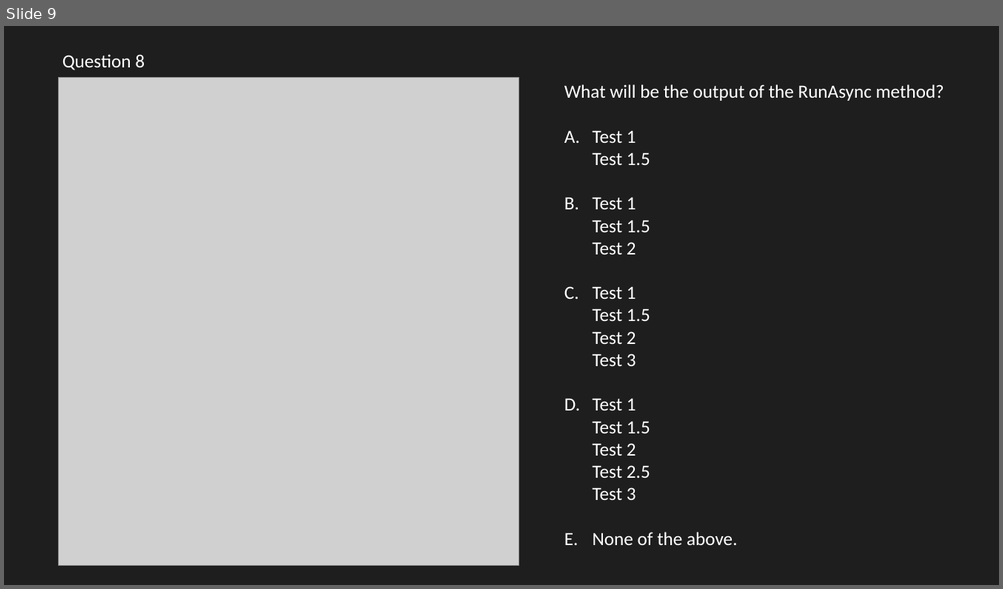
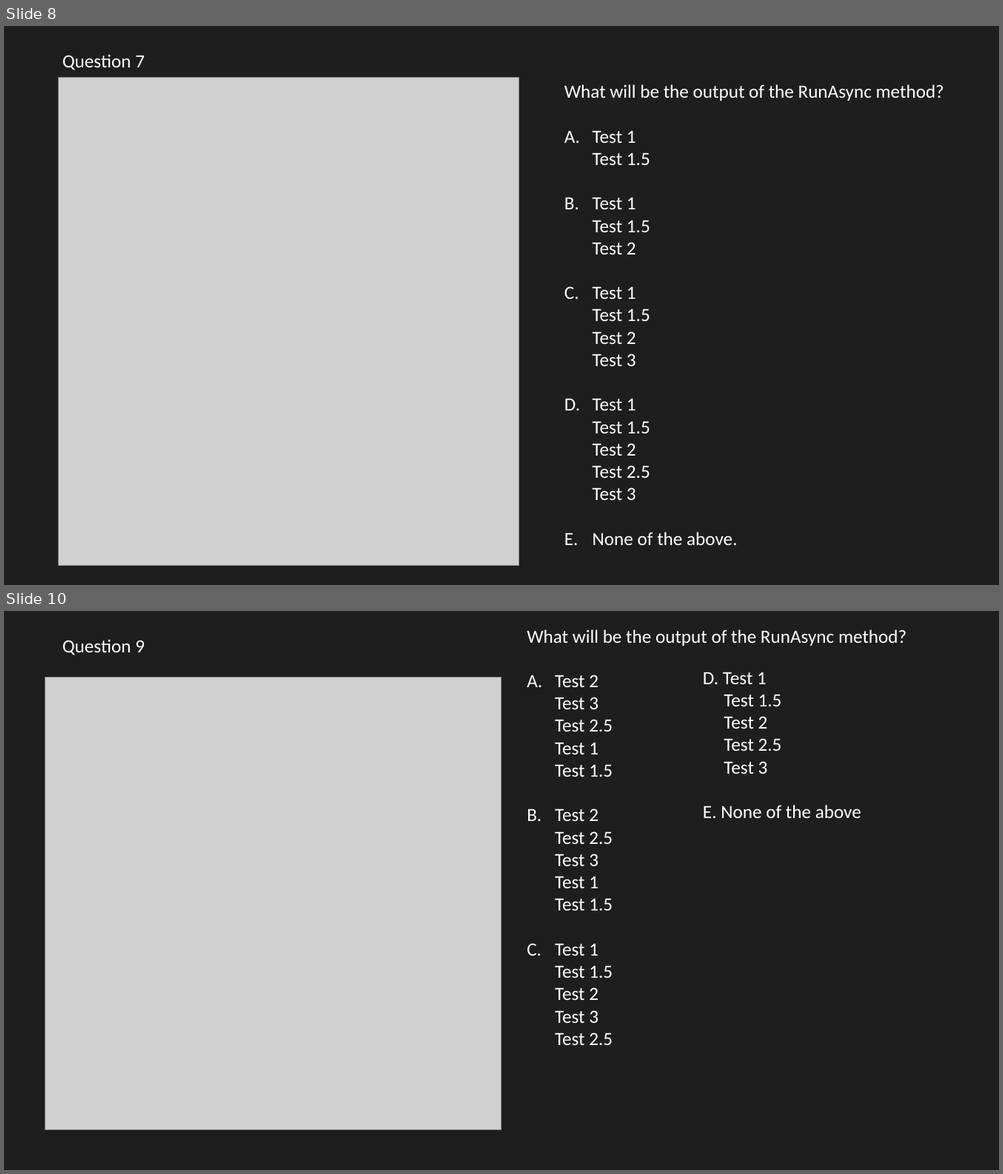
Before and after one commit to JoshKain/AsyncAwaitQuiz, a slide deck: Quiz PowerPoint.pptx. Shown one above the other, each under a label of ours: slide 9 before the commit, slides 8 and 10 after it; the slides between them are not shown. The pictures are 1003x589 and 1003x1174 pixels, drawn with LibreOffice and Linux fonts; fonts in the diff are those of the drawing; grey boxes stand for pictures. Boxes give left, top, right and bottom in pixels: in the first picture for what was removed or moved away, otherwise in the second. Text is boxed around its words. In the diff, an @@ line names an element or a change of style, - is before the commit and + after.

```diff
--- a/Quiz PowerPoint.pptx
+++ b/Quiz PowerPoint.pptx
@@ slide 10 added at (4,611,999,1170), background #1E1E1E @@
@@ text added at (526,629,906,1045), 18 pt, text #FFFFFF @@
+What will be the output of the RunAsync method?
+A. Test 2
+   Test 3
+   Test 2.5
+   Test 1
+   Test 1.5
+B. Test 2
+   Test 2.5
+   Test 3
+   Test 1
+   Test 1.5
+C. Test 1
+   Test 1.5
+   Test 2
+   Test 3
+   Test 2.5
@@ text added at (62,639,145,655), 18 pt, text #FFFFFF @@
+Question 9
@@ text added at (703,672,861,818), 18 pt, text #FFFFFF @@
+D. Test 1
+Test 1.5
+Test 2
+Test 2.5
+Test 3
+E. None of the above
@@ picture added at (45,678,501,1130) @@
@@ what was slide 9 is now slide 8 @@
@@ slide 8 changed as well @@
@@ text at (62,54,145,70): text changed @@
-Question 8
+Question 7
```
Also in this commit, not shown: 8 other slides changed, 18 other slides added, 14 other files.
